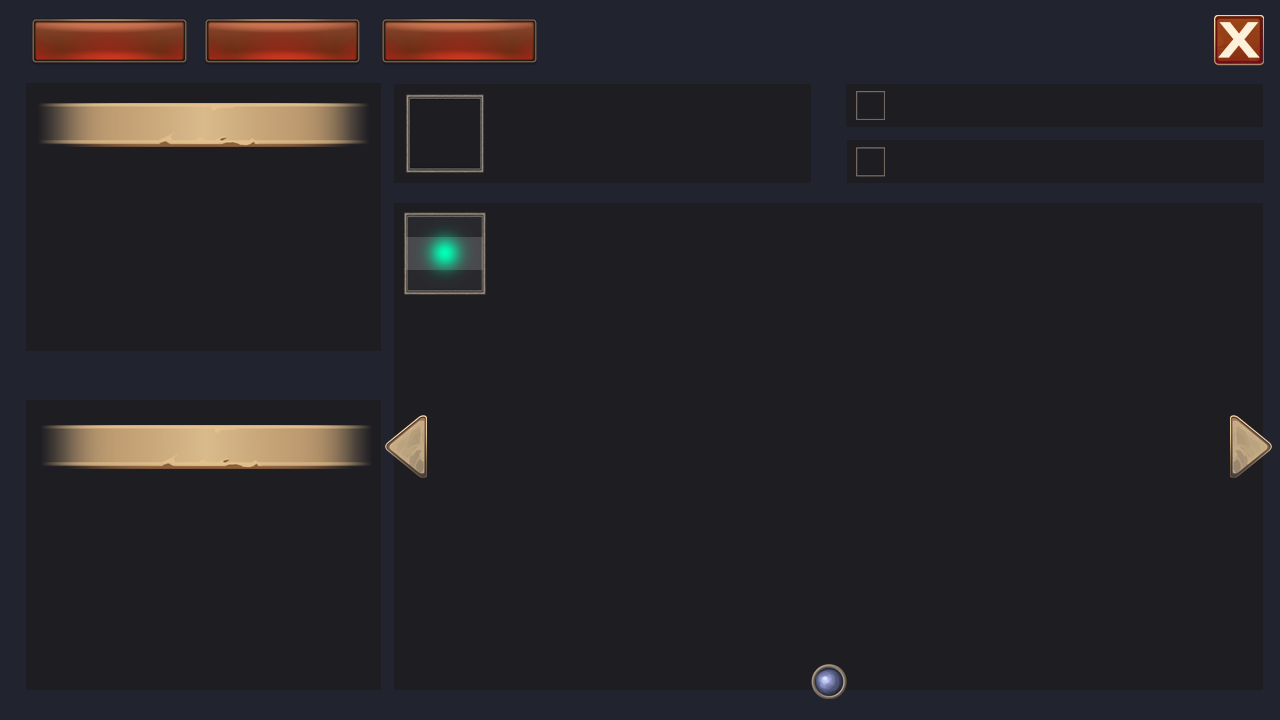
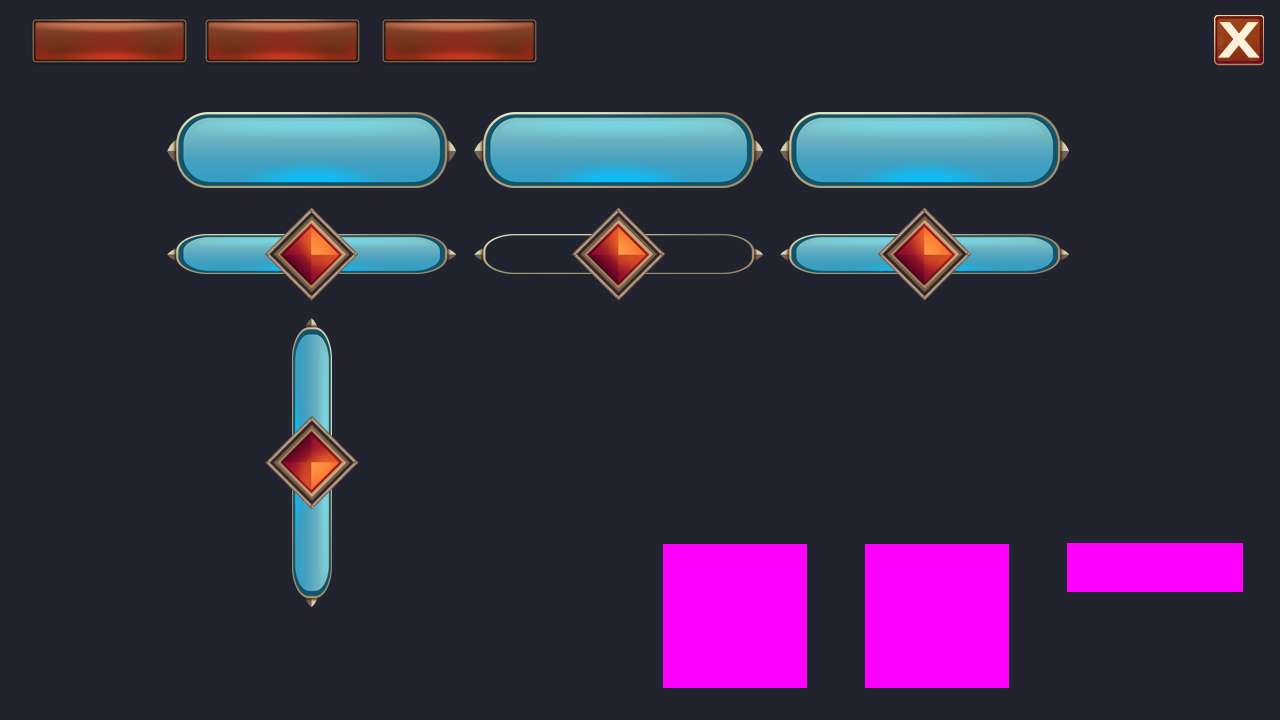
The second w=1280, h=720 image is a revision of the first. Changes to its layers:
showed group "tab1 type=tab node_group=tabs --group" (30 layers) over left=167, top=112, right=1243, bottom=688
added group "scroll_bar1 type=scroll_bar --group --global" with 4 layers in group "tab1 type=tab node_group=tabs --group" over left=167, top=207, right=456, bottom=301
added group "body type=progres --frames" (1st of 3, in "tab1 type=tab node_group=tabs --group" › "scroll_bar1 type=scroll_bar --group --global") with 2 layers in group "scroll_bar1 type=scroll_bar --group --global" over left=167, top=234, right=456, bottom=274
added layer "body" (4th of 7, in "tab1 type=tab node_group=tabs --group" › "scroll_bar1 type=scroll_bar --group --global" › "body type=progres --frames") in group "body type=progres --frames" over left=167, top=234, right=456, bottom=274
added group "scroll_bar2 type=scroll_bar --group --global" with 2 layers in group "tab1 type=tab node_group=tabs --group" over left=474, top=207, right=763, bottom=301
added layer "body" (5th of 7, in "tab1 type=tab node_group=tabs --group" › "scroll_bar2 type=scroll_bar --group --global") in group "scroll_bar2 type=scroll_bar --group --global" over left=474, top=234, right=763, bottom=274
added group "scroll_bar3 type=scroll_bar --group --global" with 4 layers in group "tab1 type=tab node_group=tabs --group" over left=265, top=318, right=359, bottom=607
added group "scroll_bar4 type=scroll_bar --group --global scroll_anchor=1,0,5" with 4 layers in group "tab1 type=tab node_group=tabs --group" over left=780, top=207, right=1069, bottom=301
hid group "tab2 type=tab node_group=tabs --group" (29 layers) over left=26, top=83, right=1272, bottom=699
…and 11 more changes (11 added)
